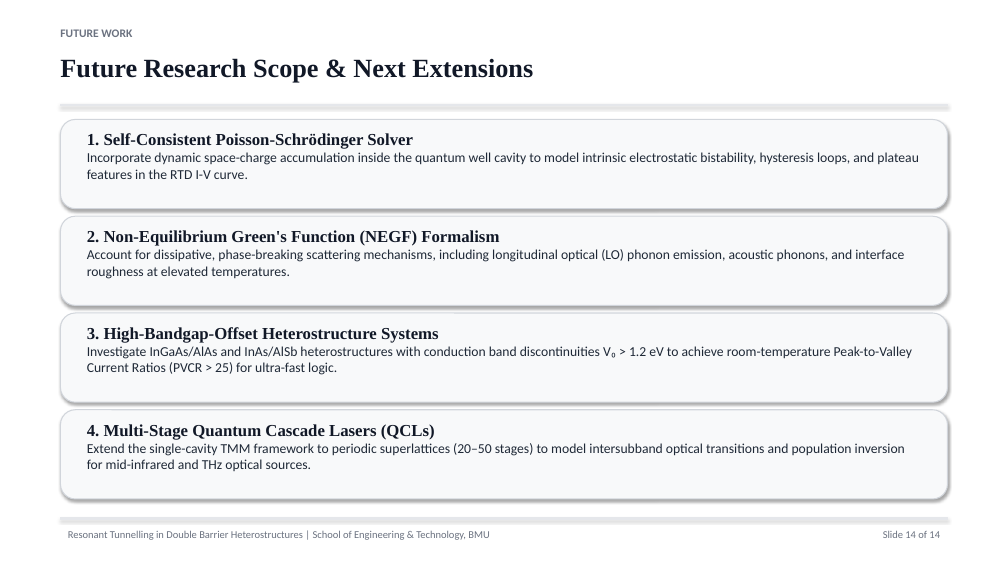
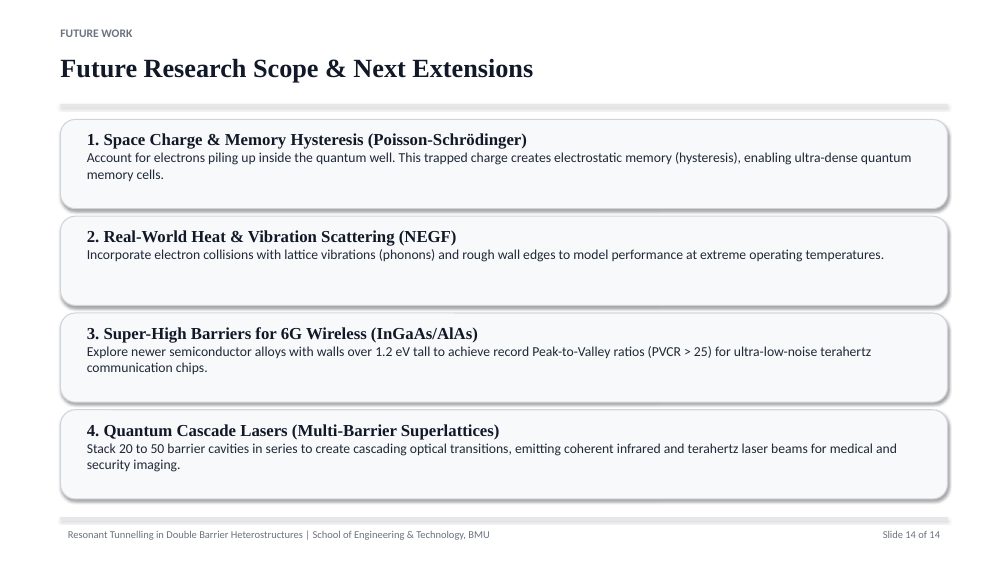
Before and after one commit to Anantgoel2005/double-barrier-simulation, a slide deck: slide 14 of Resonant_Tunnelling_Presentation.pptx. Drawn at 1008x567 pixels with LibreOffice and Linux fonts; fonts in the diff are those of the drawing. Boxes give left, top, right and bottom in pixels: in the first picture for what was removed or moved away, otherwise in the second. Text is boxed around its words. In the diff, an @@ line names an element or a change of style, - is before the commit and + after.

```diff
--- a/Resonant_Tunnelling_Presentation.pptx
+++ b/Resonant_Tunnelling_Presentation.pptx
@@ text at [87,133,911,181]: text changed @@
-1. Self-Consistent Poisson-Schrödinger Solver
-Incorporate dynamic space-charge accumulation inside the quantum well cavity to model intrinsic electrostatic bistability, hysteresis loops, and plateau features in the RTD I-V curve.
+1. Space Charge & Memory Hysteresis (Poisson-Schrödinger)
+Account for electrons piling up inside the quantum well. This trapped charge creates electrostatic memory (hysteresis), enabling ultra-dense quantum memory cells.
@@ text at [87,230,885,262]: text changed @@
-2. Non-Equilibrium Green's Function (NEGF) Formalism
-Account for dissipative, phase-breaking scattering mechanisms, including longitudinal optical (LO) phonon emission, acoustic phonons, and interface roughness at elevated temperatures.
+2. Real-World Heat & Vibration Scattering (NEGF)
+Incorporate electron collisions with lattice vibrations (phonons) and rough wall edges to model performance at extreme operating temperatures.
@@ text at [87,327,871,374]: text changed @@
-3. High-Bandgap-Offset Heterostructure Systems
-Investigate InGaAs/AlAs and InAs/AlSb heterostructures with conduction band discontinuities V₀ > 1.2 eV to achieve room-temperature Peak-to-Valley Current Ratios (PVCR > 25) for ultra-fast logic.
+3. Super-High Barriers for 6G Wireless (InGaAs/AlAs)
+Explore newer semiconductor alloys with walls over 1.2 eV tall to achieve record Peak-to-Valley ratios (PVCR > 25) for ultra-low-noise terahertz communication chips.
@@ text at [87,424,897,472]: text changed @@
-4. Multi-Stage Quantum Cascade Lasers (QCLs)
-Extend the single-cavity TMM framework to periodic superlattices (20–50 stages) to model intersubband optical transitions and population inversion for mid-infrared and THz optical sources.
+4. Quantum Cascade Lasers (Multi-Barrier Superlattices)
+Stack 20 to 50 barrier cavities in series to create cascading optical transitions, emitting coherent infrared and terahertz laser beams for medical and security imaging.
```
Also in this commit, not shown: 12 other slides changed, 5 other files.
